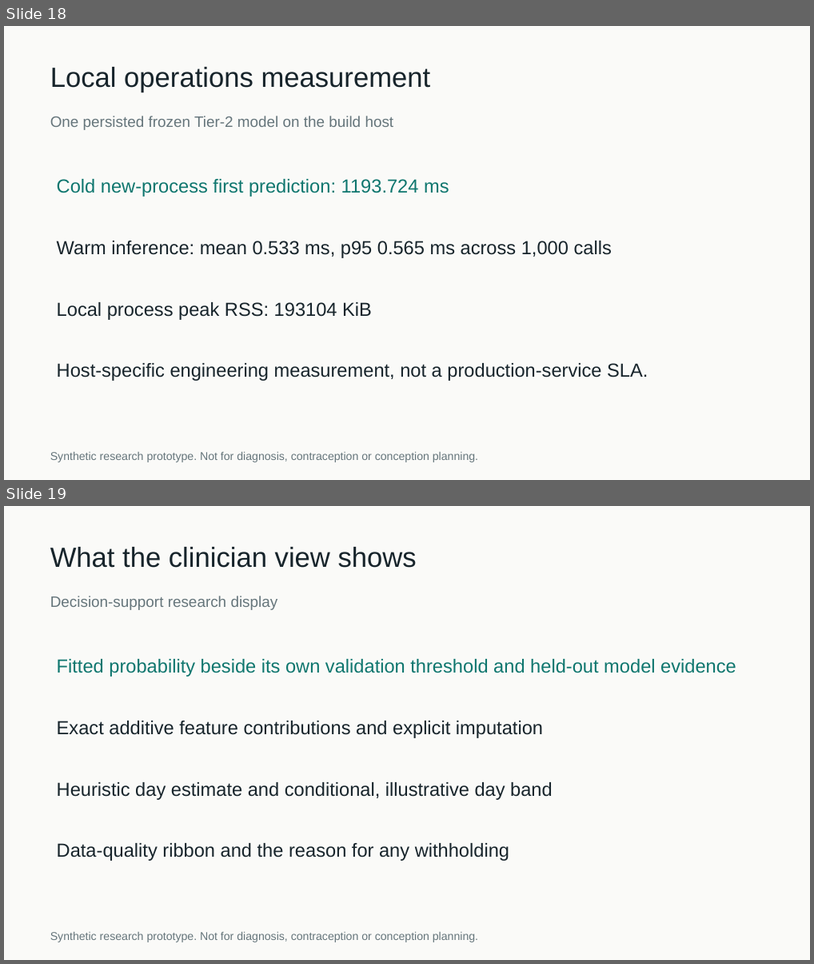
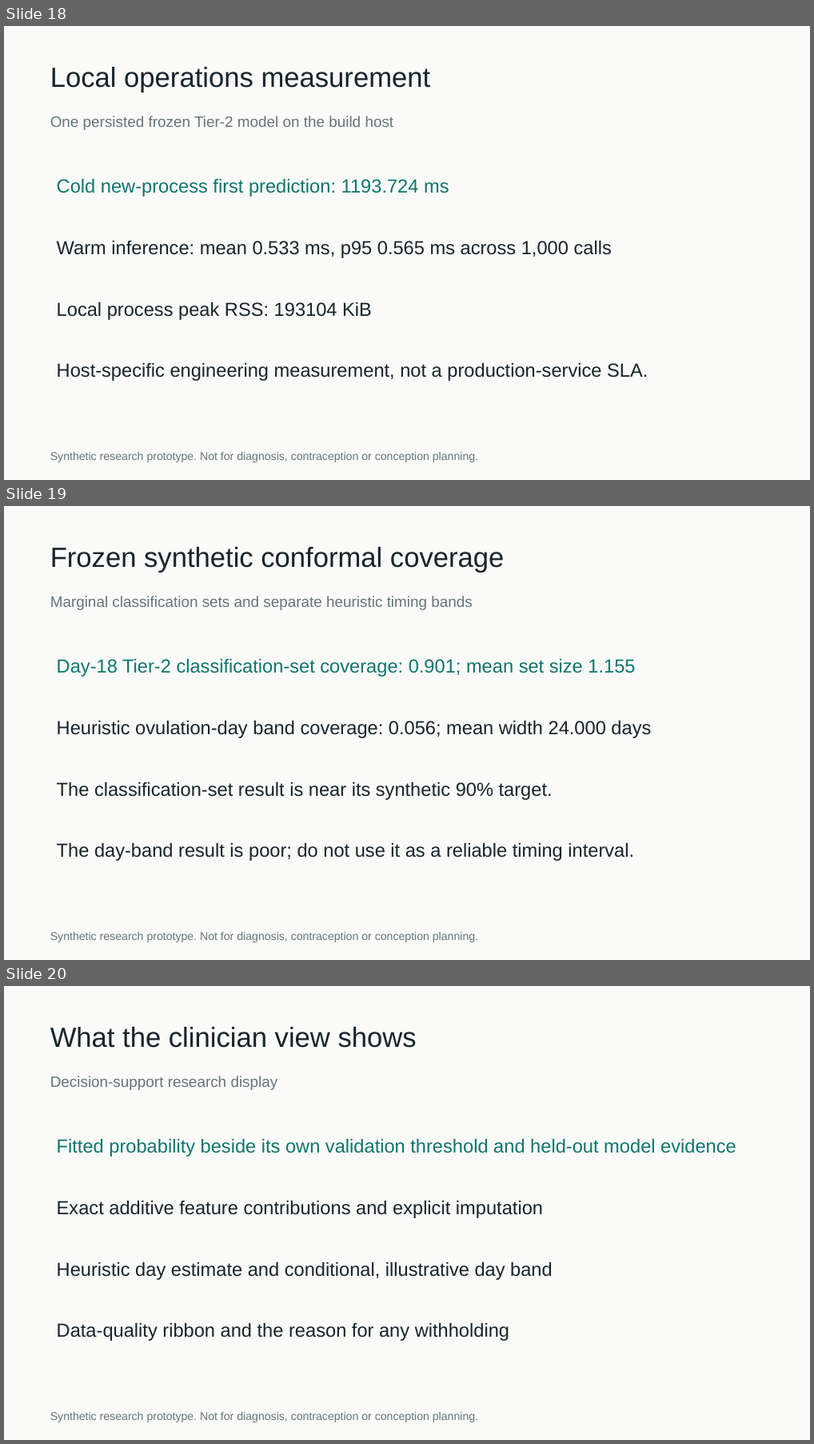
Before and after one commit to kushagragupta2005/CycleTwin_VIT, a slide deck: deliverables/CycleTwin_pitch_deck.pptx. Shown one above the other, each under a label of ours: slides 18 and 19 before the commit, slides 18, 19 and 20 after it. The pictures are 814x964 and 814x1444 pixels, drawn with LibreOffice and Linux fonts; fonts in the diff are those of the drawing. Boxes give left, top, right and bottom in pixels: in the first picture for what was removed or moved away, otherwise in the second. Text is boxed around its words. In the diff, an @@ line names an element or a change of style, - is before the commit and + after.

Commit message:
Report frozen conformal coverage (B8)

```diff
--- a/deliverables/CycleTwin_pitch_deck.pptx
+++ b/deliverables/CycleTwin_pitch_deck.pptx
@@ slide 19 added at (4, 506, 810, 960), background #FAFAF8 @@
@@ text added at (50, 547, 504, 572), 33 pt, text #17242B @@
+Frozen synthetic conformal coverage
@@ text added at (50, 596, 472, 610), 18 pt, text #65757B @@
+Marginal classification sets and separate heuristic timing bands
@@ text added at (57, 659, 635, 676), 22.5 pt, text #0E766E @@
+Day-18 Tier-2 classification-set coverage: 0.901; mean set size 1.155
@@ text added at (57, 720, 651, 738), 22.5 pt, text #17242B @@
+Heuristic ovulation-day band coverage: 0.056; mean width 24.000 days
@@ text added at (57, 782, 553, 800), 22.5 pt, text #17242B @@
+The classification-set result is near its synthetic 90% target.
@@ text added at (57, 843, 634, 860), 22.5 pt, text #17242B @@
+The day-band result is poor; do not use it as a reliable timing interval.
@@ text added at (50, 932, 478, 942), 13.5 pt, text #65757B @@
+Synthetic research prototype. Not for diagnosis, contraception or conception planning.
@@ what was slide 19 is now slide 20 @@
```
Also in this commit, not shown: 16 other files.
